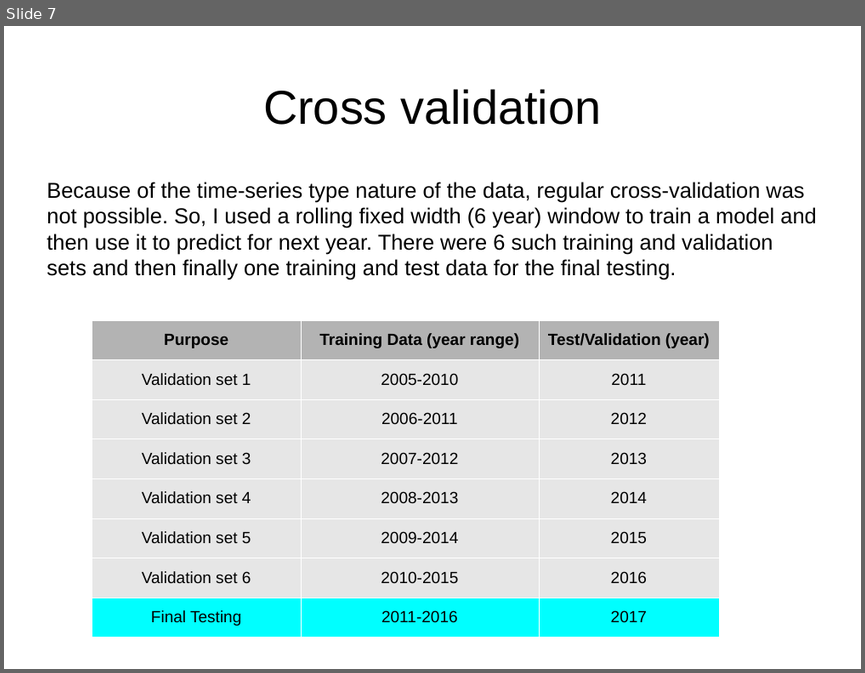
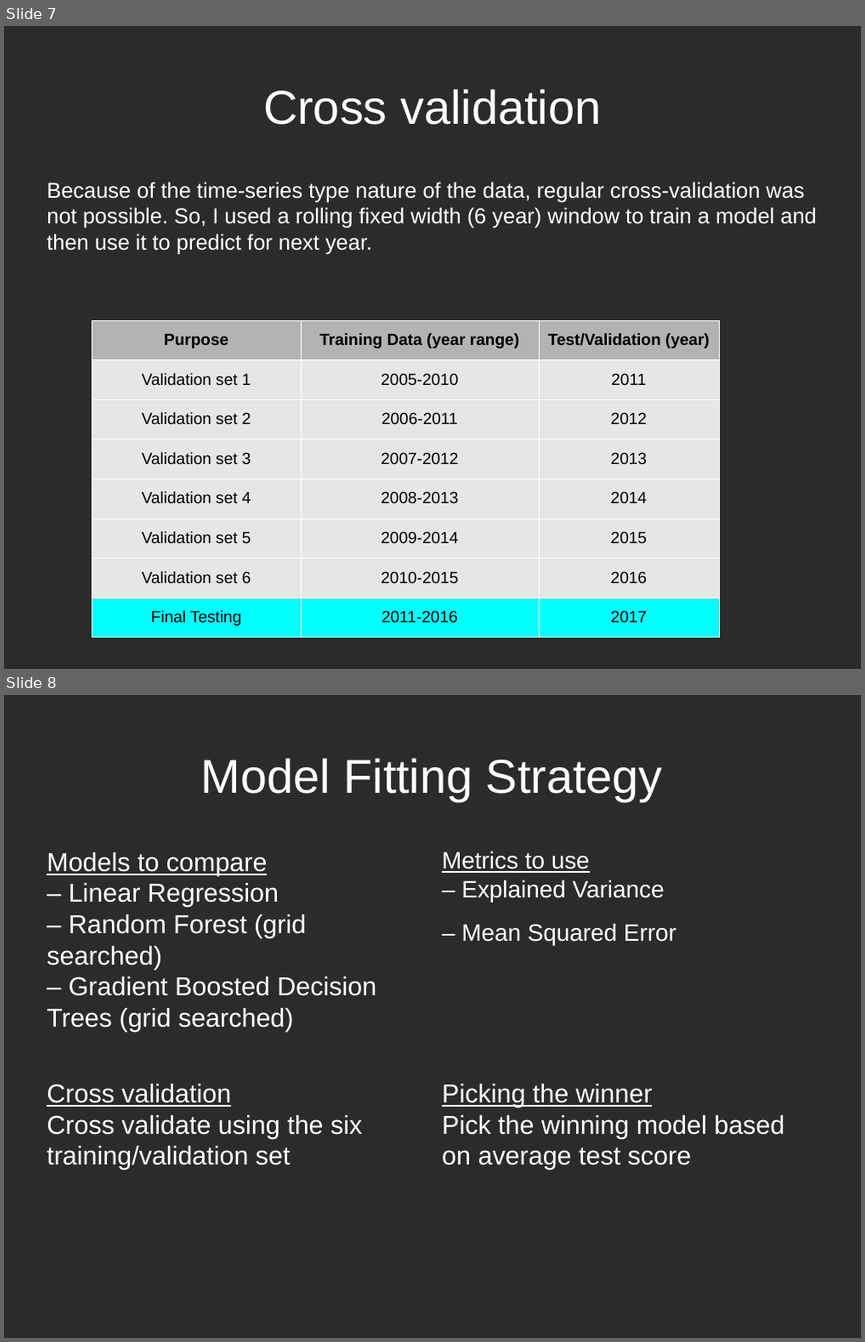
Before and after one commit to prantik-ghosh/bowling_performance_predictor_in_test_cricket, a slide deck: prantik_presentation_outline.odp. Shown one above the other, each under a label of ours: slide 7 before the commit, slides 7 and 8 after it. The pictures are 865x673 and 865x1342 pixels, drawn with LibreOffice and Linux fonts; fonts in the diff are those of the drawing; background and template pictures are left out; a plain dark background stands for a picture behind light text. Boxes give left, top, right and bottom in pixels: in the first picture for what was removed or moved away, otherwise in the second. Text is boxed around its words. In the diff, an @@ line names an element or a change of style, - is before the commit and + after.

```diff
--- a/prantik_presentation_outline.odp
+++ b/prantik_presentation_outline.odp
@@ slide 8 added at box(4, 695, 861, 1338), background picture (left out) @@
@@ title added at box(201, 758, 663, 801), 44 pt, text #FFFFFF @@
+Model Fitting Strategy
@@ text added at box(46, 852, 376, 1032), 24 pt, text #FFFFFF @@
+Models to compare
+– Linear Regression
+– Random Forest (grid searched)
+– Gradient Boosted Decision Trees (grid searched)
@@ text added at box(442, 851, 676, 946), 22 pt, text #FFFFFF @@
+Metrics to use
+– Explained Variance
+– Mean Squared Error
@@ text added at box(46, 1083, 362, 1169), 24 pt, text #FFFFFF @@
+Cross validation
+Cross validate using the six training/validation set
@@ text added at box(442, 1083, 784, 1169), 24 pt, text #FFFFFF @@
+Picking the winner
+Pick the winning model based on average test score
@@ slide 7 changed as well @@
@@ background #FFFFFF to picture (left out) @@
@@ title "Cross validation" at box(263, 89, 601, 125): text colour #000000 to #FFFFFF @@
@@ text at box(46, 182, 816, 254): text changed; text colour #000000 to #FFFFFF @@
-Because of the time-series type nature of the data, regular cross-validation was not possible. So, I used a rolling fixed width (6 year) window to train a model and then use it to predict for next year. There were 6 such training and validation sets and then finally one training and test data for the final testing.
+Because of the time-series type nature of the data, regular cross-validation was not possible. So, I used a rolling fixed width (6 year) window to train a model and then use it to predict for next year.
```
Also in this commit, not shown: 11 other slides changed, 1 other slide added, 3 slides removed, 3 other files.
